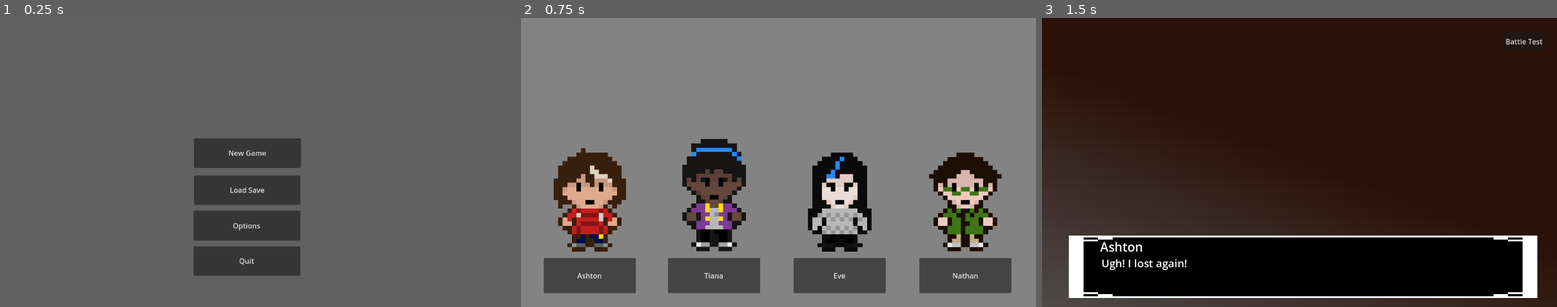
Above: before the commit, frames 1-3 (left to right).
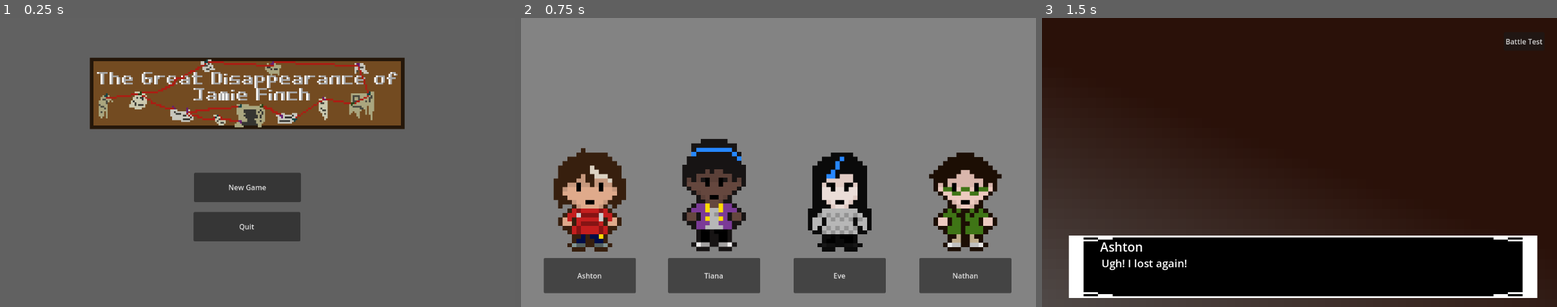
Above: after the commit, the same moments.

Repository: eRues/The-Great-Disappearance-of-Jamie-Finch
Game: Godot game, scene res://main_menu.tscn
The game is run twice, just before and just after one commit, with the same random seed, the same clock (stepped at 60 frames per second) and the same inputs.
Inputs:
- Up to frame 1 (0.25 s): no input
- Up to frame 2 (0.75 s): click "New Game" at 0.5 s
- Up to frame 3 (1.5 s): click "Ashton" at 1.25 s

The runs differ from the first frame. In frame 1, 20% of the frame differs, in the area x 17-79%, y 13-90%; in frame 2, nothing differs; in frame 3, nothing differs.

Commit message:
basic demo done :]

Diff:
--- a/Areas/1_st_floor_hallway.gd
+++ b/Areas/1_st_floor_hallway.gd
@@ -8,6 +8,8 @@
 var in_chat = false
 
 func _ready() -> void:
+	if(!Global.tutorial_finished):
+		NavigationManager.spawn_door_tag = null
 	if NavigationManager.spawn_door_tag != null:
 		_on_level_spawn(NavigationManager.spawn_door_tag)
 
--- a/battle_boss.gd
+++ b/battle_boss.gd
@@ -17,7 +17,7 @@
 		health = (int)(20 * Global.base_agitation)
 		base_health = health
 		strength = (int)(5 * Global.base_agitation)
-		speed = (int)(3 * Global.base_agitation)
+		speed = (int)(4 * Global.base_agitation)
 		smarts = (int)(4 * Global.base_agitation)
 		spirit = (int)(2 * Global.base_agitation)
 		experience = (int)(20 * Global.base_agitation)
@@ -35,13 +35,13 @@
 		@warning_ignore("integer_division")
 	elif(health <= (base_health*(2/3))):
 		if(enemy_dodge <= ((randi() + 1)*100)):
-			dmg = (int)(get_damage()*1.25)
+			dmg = (int)(get_damage()*1.1)
 
 		if(((randi() + 1)*100) <= get_crit()):
 			dmg *= 2
 	else:
 		if(enemy_dodge <= ((randi() + 1)*100) + 10):
-			dmg = (int)(get_damage()*1.5)
+			dmg = (int)(get_damage()*1.25)
 
 		if(((randi() + 1)*100) <= get_crit()):
 			dmg *= 2
--- a/battle_scene.gd
+++ b/battle_scene.gd
@@ -85,7 +85,7 @@
 			text.visible = true
 			text_box.visible = false
 			if(Global.is_boss == false):
-				Global.base_agitation += 0.2
+				Global.base_agitation += 0.1
 			else:
 				Global.base_agitation += 1
 
--- a/battle_tia.gd
+++ b/battle_tia.gd
@@ -22,9 +22,6 @@
 
 func use_skill(_my_enemy : Battle_Enemy):
 	if(can_use_skill):
-		speed += 5
 		strength += 5
-		print(str(speed))
-		print(str(strength))
 	else:
 		print("wait for cooldown")
--- a/main_menu.tscn
+++ b/main_menu.tscn
@@ -1,6 +1,7 @@
-[gd_scene load_steps=2 format=3 uid="uid://4mpv3ptamsag"]
+[gd_scene load_steps=3 format=3 uid="uid://4mpv3ptamsag"]
 
 [ext_resource type="Script" uid="uid://da1tvpdvh54kx" path="res://main_menu.gd" id="1_06t4h"]
+[ext_resource type="Texture2D" uid="uid://d3n2nki22fwts" path="res://Assets/GD_Title.png" id="2_7vrkn"]
 
 [node name="menu" type="Node2D"]
 script = ExtResource("1_06t4h")
@@ -12,31 +13,40 @@
 
 [node name="new_game_button" type="Button" parent="."]
 offset_left = 434.0
-offset_top = 270.0
+offset_top = 347.0
 offset_right = 673.0
-offset_bottom = 336.0
+offset_bottom = 413.0
 text = "New Game"
 
 [node name="load_button" type="Button" parent="."]
+visible = false
 offset_left = 434.0
 offset_top = 353.0
 offset_right = 672.0
 offset_bottom = 419.0
+disabled = true
 text = "Load Save"
 
 [node name="options_button" type="Button" parent="."]
+visible = false
 offset_left = 433.0
 offset_top = 432.0
 offset_right = 672.0
 offset_bottom = 499.0
+disabled = true
 text = "Options"
 
 [node name="quit_button" type="Button" parent="."]
 offset_left = 433.0
-offset_top = 512.0
+offset_top = 435.0
 offset_right = 672.0
-offset_bottom = 578.0
+offset_bottom = 501.0
 text = "Quit"
+
+[node name="GdTitle" type="Sprite2D" parent="."]
+position = Vector2(553, 169)
+scale = Vector2(4, 4)
+texture = ExtResource("2_7vrkn")
 
 [connection signal="pressed" from="new_game_button" to="." method="_on_new_game_button_pressed"]
 [connection signal="pressed" from="load_button" to="." method="_on_load_button_pressed"]
Binary file added: Assets/GD_Title.png
Not shown, added: Assets/GD_Title.png.import
